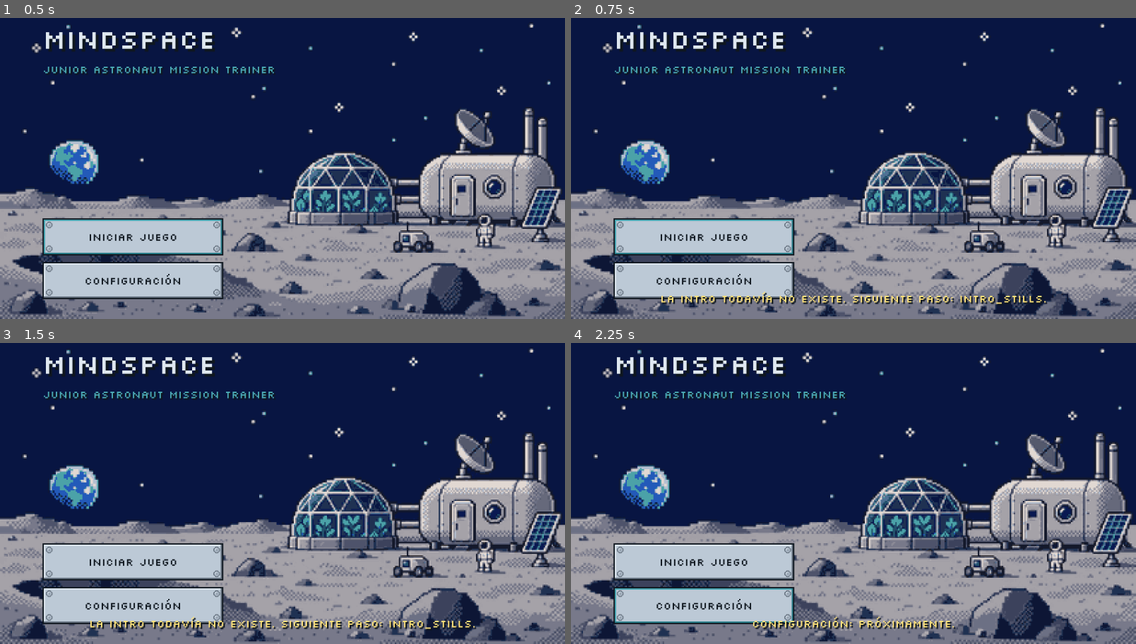
Above: before the commit, frames 1-4 (two rows, left to right).
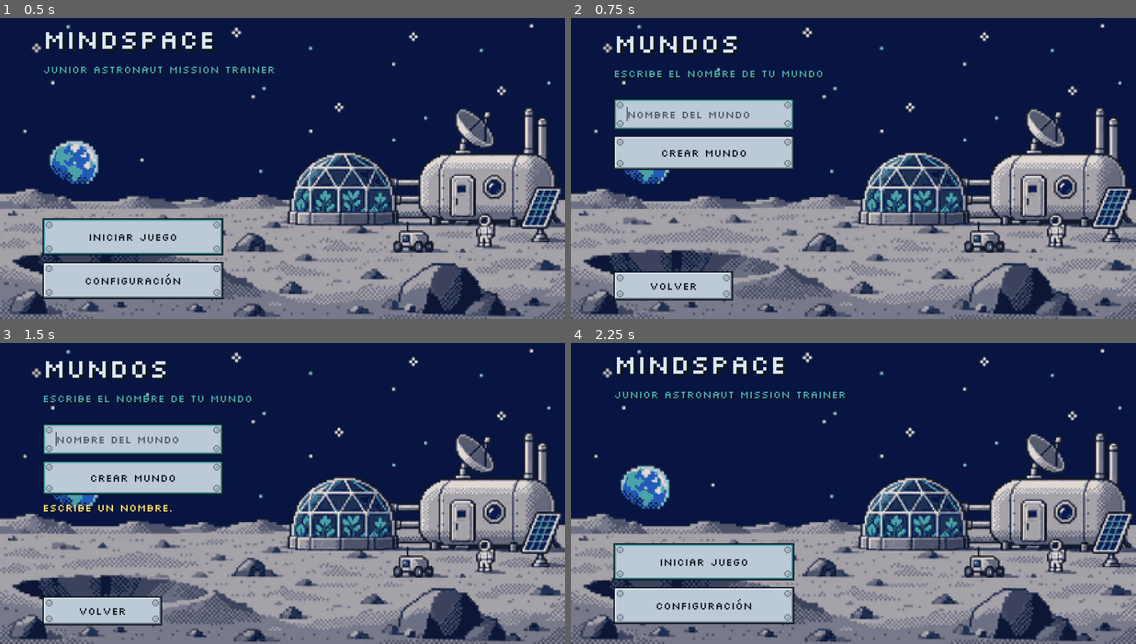
Above: after the commit, the same moments.

Repository: Aurora-Moorealis/MindSpace
Game: Godot game, scene res://scenes/welcome/welcome.tscn
Same seed, same stepped clock (60 frames per second), same inputs: the game is played once before the commit and once after it.
Inputs (mouse positions are in pixels of both pictures, inside the frame that each line leads up to):
- Up to frame 1 (0.5 s): no input
- Up to frame 2 (0.75 s): click "Iniciar juego" at 0.5 s
- Up to frame 3 (1.5 s): click (135, 478) at 1.25 s, where only the run after the commit has a clickable "Crear mundo"
- Up to frame 4 (2.25 s): click (672, 610) at 2 s, where only the run after the commit has a clickable "Volver"

Frame 1 is identical in both runs. In frame 2, 16% of the frame differs, in the area x 7-85%, y 4-96%; in frame 3, 17%; in frame 4, 1.3%.

Commit message:
feat(worlds): Added the saved worlds screen
'Iniciar juego' now opens a screen that lists saved worlds, like a sandbox
game: create, pick and delete, with no rename or edit.

With no worlds it goes straight to the name form. Each row is the world
name plus a Borrar button that asks for a second press and reverts after
three seconds, so a stray click does not destroy anything.

Worlds live in user://worlds.json through WorldStore, a static class with
no new autoload; World gives them a typed shape so the strict checker
passes. The chosen world stays in WorldStore.selected for the next scene.

The menu background moved to assets/images/menu because two scenes use it
now, and the theme gained LineEdit styles so the input matches the metal
panels.

Diff:
--- a/game/scenes/welcome/welcome.gd
+++ b/game/scenes/welcome/welcome.gd
@@ -7,7 +7,7 @@
 ## "coming soon" (ver `docs/future/selector-mision.md`).
 
 ## Escena a la que lleva "Iniciar juego" cuando exista.
-const START_SCENE: String = "res://scenes/intro_stills/intro_stills.tscn"
+const START_SCENE: String = "res://scenes/worlds/worlds.tscn"
 
 ## Escena a la que lleva "Configuración" cuando exista.
 const SETTINGS_SCENE: String = "res://scenes/settings/settings.tscn"
--- a/game/scenes/welcome/welcome.tscn
+++ b/game/scenes/welcome/welcome.tscn
@@ -1,6 +1,6 @@
 [gd_scene load_steps=4 format=3]
 
-[ext_resource type="Texture2D" path="res://scenes/welcome/welcome_bg.png" id="1_bg"]
+[ext_resource type="Texture2D" path="res://assets/images/menu/menu_bg.png" id="1_bg"]
 [ext_resource type="Theme" path="res://themes/pixel_theme.tres" id="2_theme"]
 [ext_resource type="Script" path="res://scenes/welcome/welcome.gd" id="3_script"]
 
--- /dev/null
+++ b/game/scenes/worlds/world.gd
@@ -0,0 +1,24 @@
+class_name World
+extends Resource
+## Mundo guardado.
+##
+## Se guarda como tres cadenas; la persistencia la hace `WorldStore`.
+
+@export var id: String = ""
+@export var name: String = ""
+@export var created_at: String = ""
+
+
+## Construye un mundo desde el Variant que devuelve `JSON.parse_string`.
+static func from_variant(data: Variant) -> World:
+	var world: World = World.new()
+	if typeof(data) != TYPE_DICTIONARY:
+		return world
+	world.id = str((data as Dictionary).get("id", ""))
+	world.name = str((data as Dictionary).get("name", ""))
+	world.created_at = str((data as Dictionary).get("created_at", ""))
+	return world
+
+
+func to_dictionary() -> Dictionary[String, String]:
+	return {"id": id, "name": name, "created_at": created_at}
--- /dev/null
+++ b/game/scenes/worlds/world_store.gd
@@ -0,0 +1,116 @@
+class_name WorldStore
+extends RefCounted
+## Persistencia de mundos guardados.
+##
+## Los mundos viven en `user://worlds.json` como una lista con `id`, `name` y
+## `created_at`. Sin autoload: es una clase estática que cualquier escena llama.
+
+const SAVE_PATH: String = "user://worlds.json"
+
+## Longitud máxima del nombre visible.
+const MAX_NAME_LENGTH: int = 24
+
+## Mundo elegido en la última selección. La lee la escena siguiente.
+static var selected: World = null
+
+
+## Lee la lista de mundos guardados. Devuelve una lista vacía si no hay archivo.
+static func list_worlds() -> Array[World]:
+	var result: Array[World] = []
+	if not FileAccess.file_exists(SAVE_PATH):
+		return result
+
+	var file: FileAccess = FileAccess.open(SAVE_PATH, FileAccess.READ)
+	if file == null:
+		push_warning("WorldStore: no se pudo abrir %s" % SAVE_PATH)
+		return result
+	var raw: String = file.get_as_text()
+	file.close()
+
+	var parsed: Variant = JSON.parse_string(raw)
+	if typeof(parsed) != TYPE_DICTIONARY:
+		push_warning("WorldStore: %s no es un objeto JSON válido" % SAVE_PATH)
+		return result
+
+	var entries: Variant = (parsed as Dictionary).get("worlds", [])
+	if typeof(entries) != TYPE_ARRAY:
+		return result
+
+	for entry: Variant in (entries as Array):
+		var world: World = World.from_variant(entry)
+		if not world.name.is_empty():
+			result.append(world)
+	return result
+
+
+## Comprueba el nombre y devuelve un mensaje de error, o "" si es válido.
+static func validate_name(display_name: String, existing: Array[World]) -> String:
+	var clean: String = display_name.strip_edges()
+	if clean.is_empty():
+		return "Escribe un nombre."
+	if clean.length() > MAX_NAME_LENGTH:
+		return "Máximo %d caracteres." % MAX_NAME_LENGTH
+	for world: World in existing:
+		if world.name.to_lower() == clean.to_lower():
+			return "Ya existe un mundo con ese nombre."
+	return ""
+
+
+## Crea el mundo, lo guarda y lo deja como seleccionado.
+## Devuelve el mundo creado, o `null` si no se pudo guardar.
+static func create_world(display_name: String) -> World:
+	var clean: String = display_name.strip_edges()
+	var worlds: Array[World] = list_worlds()
+
+	var world: World = World.new()
+	world.id = "%s-%d" % [_slug(clean), int(Time.get_unix_time_from_system())]
+	world.name = clean
+	world.created_at = Time.get_datetime_string_from_system(true)
+
+	worlds.append(world)
+	if not _write(worlds):
+		return null
+	selected = world
+	return world
+
+
+## Borra el mundo con ese id. Devuelve true si se guardó el cambio.
+static func delete_world(world_id: String) -> bool:
+	var remaining: Array[World] = []
+	for world: World in list_worlds():
+		if world.id != world_id:
+			remaining.append(world)
+	if selected != null and selected.id == world_id:
+		selected = null
+	return _write(remaining)
+
+
+## Marca un mundo como elegido sin crear nada.
+static func select(world: World) -> void:
+	selected = world
+
+
+static func _slug(text: String) -> String:
+	var out: String = ""
+	for i: int in text.length():
+		var c: String = text[i].to_lower()
+		if c == " ":
+			out += "-"
+		elif c.is_valid_identifier() or c.is_valid_int() or c == "-" or c == "_":
+			out += c
+	if out.is_empty():
+		out = "mundo"
+	return out
+
+
+static func _write(worlds: Array[World]) -> bool:
+	var file: FileAccess = FileAccess.open(SAVE_PATH, FileAccess.WRITE)
+	if file == null:
+		push_warning("WorldStore: no se pudo escribir %s" % SAVE_PATH)
+		return false
+	var serialized: Array[Variant] = []
+	for world: World in worlds:
+		serialized.append(world.to_dictionary())
+	file.store_string(JSON.stringify({"worlds": serialized}, "\t"))
+	file.close()
+	return true
--- /dev/null
+++ b/game/scenes/worlds/worlds.gd
@@ -0,0 +1,172 @@
+extends Control
+## Selección de mundo: lista los guardados o pide un nombre si no hay ninguno.
+##
+## Sin mundos, la pantalla va directa al formulario. Con mundos, cada fila
+## permite entrar o borrar; borrar pide confirmación en el propio botón.
+## El mundo elegido queda en `WorldStore.selected` para la escena siguiente.
+
+const WELCOME_SCENE: String = "res://scenes/welcome/welcome.tscn"
+
+const TOAST_HOLD_SECONDS: float = 2.0
+const TOAST_FADE_SECONDS: float = 0.4
+
+## Segundos que el botón de borrar espera la segunda pulsación.
+const DELETE_CONFIRM_SECONDS: float = 3.0
+
+@onready var _subtitle: Label = %Subtitle
+@onready var _list_scroll: ScrollContainer = %ListScroll
+@onready var _list: VBoxContainer = %List
+@onready var _create_button: Button = %CreateButton
+@onready var _form: VBoxContainer = %Form
+@onready var _name_edit: LineEdit = %NameEdit
+@onready var _confirm_button: Button = %ConfirmButton
+@onready var _error: Label = %Error
+@onready var _back_button: Button = %BackButton
+@onready var _toast: Label = %Toast
+
+var _worlds: Array[World] = []
+var _toast_tween: Tween = null
+
+
+func _ready() -> void:
+	_worlds = WorldStore.list_worlds()
+	_toast.modulate.a = 0.0
+	_refresh()
+
+
+func _unhandled_input(event: InputEvent) -> void:
+	if event.is_action_pressed("ui_cancel"):
+		_go_back()
+		get_viewport().set_input_as_handled()
+
+
+func _refresh() -> void:
+	for child: Node in _list.get_children():
+		_list.remove_child(child)
+		child.queue_free()
+
+	var has_worlds: bool = not _worlds.is_empty()
+	_list_scroll.visible = has_worlds
+	_create_button.visible = has_worlds
+	_form.visible = not has_worlds
+	_subtitle.text = "Elige un mundo" if has_worlds else "Escribe el nombre de tu mundo"
+	_error.text = ""
+
+	if has_worlds:
+		for world: World in _worlds:
+			_list.add_child(_make_row(world))
+		_create_button.grab_focus()
+	else:
+		_name_edit.text = ""
+		_name_edit.grab_focus()
+
+
+## Fila: el nombre entra al mundo, el botón de la derecha borra.
+func _make_row(world: World) -> HBoxContainer:
+	var row: HBoxContainer = HBoxContainer.new()
+	row.add_theme_constant_override("separation", 6)
+
+	var play: Button = Button.new()
+	play.text = world.name
+	play.custom_minimum_size = Vector2(0, 44)
+	play.size_flags_horizontal = Control.SIZE_EXPAND_FILL
+	play.pressed.connect(_on_world_pressed.bind(world))
+	row.add_child(play)
+
+	var remove: Button = Button.new()
+	remove.text = "Borrar"
+	remove.custom_minimum_size = Vector2(96, 44)
+	remove.set_meta("confirming", false)
+	remove.pressed.connect(_on_delete_pressed.bind(world, remove))
+	row.add_child(remove)
+
+	return row
+
+
+func _on_world_pressed(world: World) -> void:
+	WorldStore.select(world)
+	_world_ready(world)
+
+
+func _on_delete_pressed(world: World, button: Button) -> void:
+	if not is_instance_valid(button):
+		return
+	if not bool(button.get_meta("confirming", false)):
+		button.set_meta("confirming", true)
+		button.text = "¿Seguro?"
+		get_tree().create_timer(DELETE_CONFIRM_SECONDS).timeout.connect(
+			_reset_delete_button.bind(button)
+		)
+		return
+
+	if not WorldStore.delete_world(world.id):
+		_show_toast("No se pudo borrar el mundo.")
+		return
+
+	_worlds = WorldStore.list_worlds()
+	_show_toast("Mundo borrado: %s" % world.name)
+	_refresh()
+
+
+func _reset_delete_button(button: Button) -> void:
+	if not is_instance_valid(button):
+		return
+	button.set_meta("confirming", false)
+	button.text = "Borrar"
+
+
+func _on_create_button_pressed() -> void:
+	_list_scroll.visible = false
+	_create_button.visible = false
+	_form.visible = true
+	_error.text = ""
+	_name_edit.text = ""
+	_name_edit.grab_focus()
+
+
+func _on_confirm_button_pressed() -> void:
+	var message: String = WorldStore.validate_name(_name_edit.text, _worlds)
+	if not message.is_empty():
+		_error.text = message
+		_name_edit.grab_focus()
+		return
+
+	var world: World = WorldStore.create_world(_name_edit.text)
+	if world == null:
+		_error.text = "No se pudo guardar el mundo."
+		return
+
+	_world_ready(world)
+
+
+func _on_name_submitted(_text: String) -> void:
+	_on_confirm_button_pressed()
+
+
+func _on_name_changed(_text: String) -> void:
+	if not _error.text.is_empty():
+		_error.text = ""
+
+
+func _on_back_pressed() -> void:
+	_go_back()
+
+
+## Punto de entrada al resto del juego.
+## TODO: cargar aquí la siguiente escena cuando exista (intro o base).
+func _world_ready(world: World) -> void:
+	_show_toast("Mundo listo: %s" % world.name)
+
+
+func _go_back() -> void:
+	get_tree().change_scene_to_file(WELCOME_SCENE)
+
+
+func _show_toast(message: String) -> void:
+	_toast.text = message
+	if _toast_tween != null and _toast_tween.is_valid():
+		_toast_tween.kill()
+	_toast.modulate.a = 1.0
+	_toast_tween = create_tween()
+	_toast_tween.tween_interval(TOAST_HOLD_SECONDS)
+	_toast_tween.tween_property(_toast, "modulate:a", 0.0, TOAST_FADE_SECONDS)
--- /dev/null
+++ b/game/scenes/worlds/worlds.tscn
@@ -0,0 +1,146 @@
+[gd_scene load_steps=4 format=3]
+
+[ext_resource type="Texture2D" path="res://assets/images/menu/menu_bg.png" id="1_bg"]
+[ext_resource type="Theme" path="res://themes/pixel_theme.tres" id="2_theme"]
+[ext_resource type="Script" path="res://scenes/worlds/worlds.gd" id="3_script"]
+
+[node name="Worlds" type="Control"]
+layout_mode = 3
+anchors_preset = 15
+anchor_right = 1.0
+anchor_bottom = 1.0
+grow_horizontal = 2
+grow_vertical = 2
+theme = ExtResource("2_theme")
+script = ExtResource("3_script")
+
+[node name="Background" type="TextureRect" parent="."]
+layout_mode = 1
+anchors_preset = 15
+anchor_right = 1.0
+anchor_bottom = 1.0
+grow_horizontal = 2
+grow_vertical = 2
+texture = ExtResource("1_bg")
+expand_mode = 1
+stretch_mode = 0
+
+[node name="Ui" type="MarginContainer" parent="."]
+layout_mode = 1
+anchors_preset = 15
+anchor_right = 1.0
+anchor_bottom = 1.0
+grow_horizontal = 2
+grow_vertical = 2
+theme_override_constants/margin_left = 64
+theme_override_constants/margin_top = 36
+theme_override_constants/margin_right = 470
+theme_override_constants/margin_bottom = 28
+
+[node name="Column" type="VBoxContainer" parent="Ui"]
+layout_mode = 2
+theme_override_constants/separation = 10
+
+[node name="Title" type="Label" parent="Ui/Column"]
+layout_mode = 2
+theme_override_colors/font_color = Color(0.87451, 0.909804, 0.941176, 1)
+theme_override_colors/font_shadow_color = Color(0.058824, 0.090196, 0.121569, 1)
+theme_override_constants/shadow_offset_x = 4
+theme_override_constants/shadow_offset_y = 4
+theme_override_font_sizes/font_size = 40
+text = "Mundos"
+
+[node name="Subtitle" type="Label" parent="Ui/Column"]
+unique_name_in_owner = true
+layout_mode = 2
+theme_override_colors/font_color = Color(0.290196, 0.658824, 0.705882, 1)
+theme_override_colors/font_shadow_color = Color(0.058824, 0.090196, 0.121569, 1)
+theme_override_constants/shadow_offset_x = 2
+theme_override_constants/shadow_offset_y = 2
+text = "Elige un mundo"
+
+[node name="Gap" type="Control" parent="Ui/Column"]
+custom_minimum_size = Vector2(0, 8)
+layout_mode = 2
+
+[node name="ListScroll" type="ScrollContainer" parent="Ui/Column"]
+unique_name_in_owner = true
+custom_minimum_size = Vector2(272, 100)
+layout_mode = 2
+horizontal_scroll_mode = 0
+
+[node name="List" type="VBoxContainer" parent="Ui/Column/ListScroll"]
+unique_name_in_owner = true
+layout_mode = 2
+size_flags_horizontal = 3
+theme_override_constants/separation = 6
+
+[node name="CreateButton" type="Button" parent="Ui/Column"]
+unique_name_in_owner = true
+custom_minimum_size = Vector2(272, 52)
+layout_mode = 2
+size_flags_horizontal = 0
+text = "Crear mundo"
+
+[node name="Form" type="VBoxContainer" parent="Ui/Column"]
+unique_name_in_owner = true
+layout_mode = 2
+theme_override_constants/separation = 8
+
+[node name="NameEdit" type="LineEdit" parent="Ui/Column/Form"]
+unique_name_in_owner = true
+custom_minimum_size = Vector2(272, 48)
+layout_mode = 2
+size_flags_horizontal = 0
+placeholder_text = "Nombre del mundo"
+max_length = 24
+
+[node name="ConfirmButton" type="Button" parent="Ui/Column/Form"]
+unique_name_in_owner = true
+custom_minimum_size = Vector2(272, 52)
+layout_mode = 2
+size_flags_horizontal = 0
+text = "Crear mundo"
+
+[node name="Error" type="Label" parent="Ui/Column/Form"]
+unique_name_in_owner = true
+layout_mode = 2
+theme_override_colors/font_color = Color(1, 0.886275, 0.478431, 1)
+theme_override_colors/font_shadow_color = Color(0.058824, 0.090196, 0.121569, 1)
+theme_override_constants/shadow_offset_x = 2
+theme_override_constants/shadow_offset_y = 2
+autowrap_mode = 2
+
+[node name="Spacer" type="Control" parent="Ui/Column"]
+layout_mode = 2
+size_flags_vertical = 3
+
+[node name="BackButton" type="Button" parent="Ui/Column"]
+unique_name_in_owner = true
+custom_minimum_size = Vector2(180, 44)
+layout_mode = 2
+size_flags_horizontal = 0
+text = "Volver"
+
+[node name="Toast" type="Label" parent="."]
+unique_name_in_owner = true
+layout_mode = 1
+anchors_preset = 12
+anchor_top = 1.0
+anchor_right = 1.0
+anchor_bottom = 1.0
+offset_top = -40.0
+offset_bottom = -14.0
+grow_horizontal = 2
+grow_vertical = 0
+theme_override_colors/font_color = Color(1, 0.886275, 0.478431, 1)
+theme_override_colors/font_shadow_color = Color(0.058824, 0.090196, 0.121569, 1)
+theme_override_constants/shadow_offset_x = 2
+theme_override_constants/shadow_offset_y = 2
+horizontal_alignment = 1
+
+[connection signal="pressed" from="Ui/Column/CreateButton" to="." method="_on_create_button_pressed"]
+[connection signal="pressed" from="Ui/Column/Form/ConfirmButton" to="." method="_on_confirm_button_pressed"]
+[connection signal="pressed" from="Ui/Column/BackButton" to="." method="_on_back_pressed"]
+[connection signal="text_submitted" from="Ui/Column/Form/NameEdit" to="." method="_on_name_submitted"]
+[connection signal="text_changed" from="Ui/Column/Form/NameEdit" to="." method="_on_name_changed"]
--- a/game/themes/pixel_theme.tres
+++ b/game/themes/pixel_theme.tres
@@ -52,5 +52,14 @@
 Label/colors/font_color = Color(0.874510, 0.909804, 0.941176, 1)
 Label/font_sizes/font_size = 16
 Label/fonts/font = ExtResource("1_font")
+LineEdit/colors/caret_color = Color(0.058824, 0.090196, 0.121569, 1)
+LineEdit/colors/font_color = Color(0.058824, 0.090196, 0.121569, 1)
+LineEdit/colors/font_placeholder_color = Color(0.321569, 0.34902, 0.392157, 1)
+LineEdit/colors/selection_color = Color(0.290196, 0.658824, 0.705882, 0.4)
+LineEdit/font_sizes/font_size = 16
+LineEdit/fonts/font = ExtResource("1_font")
+LineEdit/styles/focus = SubResource("StyleBoxTexture_hover")
+LineEdit/styles/normal = SubResource("StyleBoxTexture_normal")
+LineEdit/styles/read_only = SubResource("StyleBoxTexture_pressed")
 default_font = ExtResource("1_font")
 default_font_size = 16
Binary file added: game/assets/images/menu/menu_bg.png
Not shown, changed: game/assets/images/menu/menu_bg.png.import
Not shown, added: game/scenes/worlds/world.gd.uid
Not shown, added: game/scenes/worlds/world_store.gd.uid
Not shown, added: game/scenes/worlds/worlds.gd.uid
